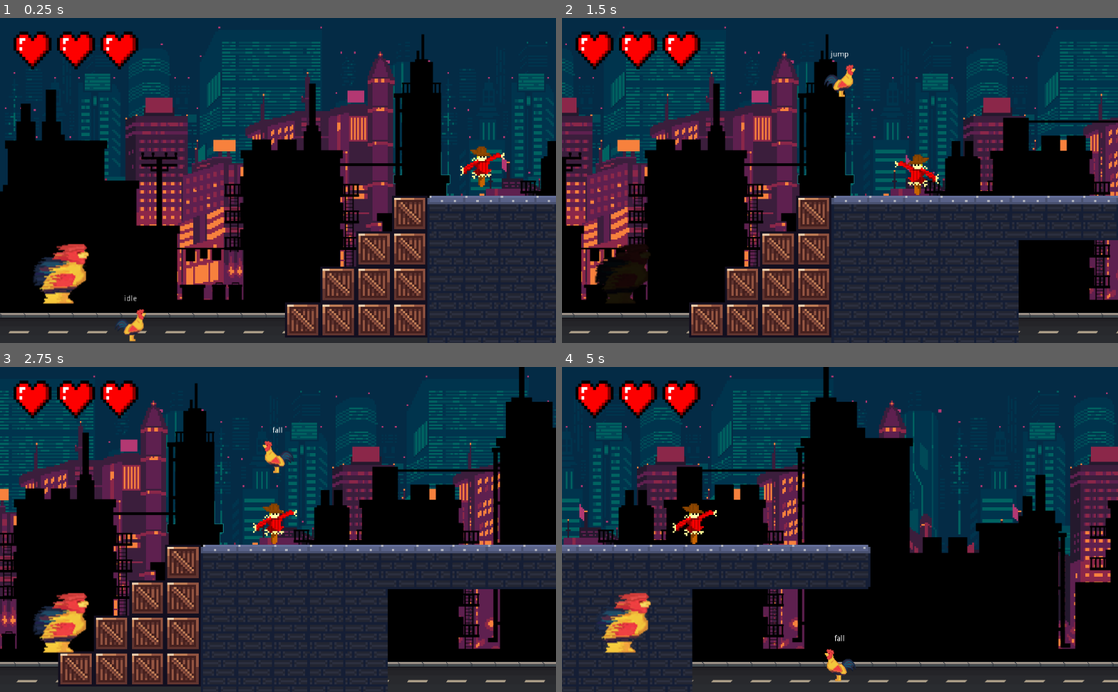
Above: before the commit, frames 1-4 (two rows, left to right).
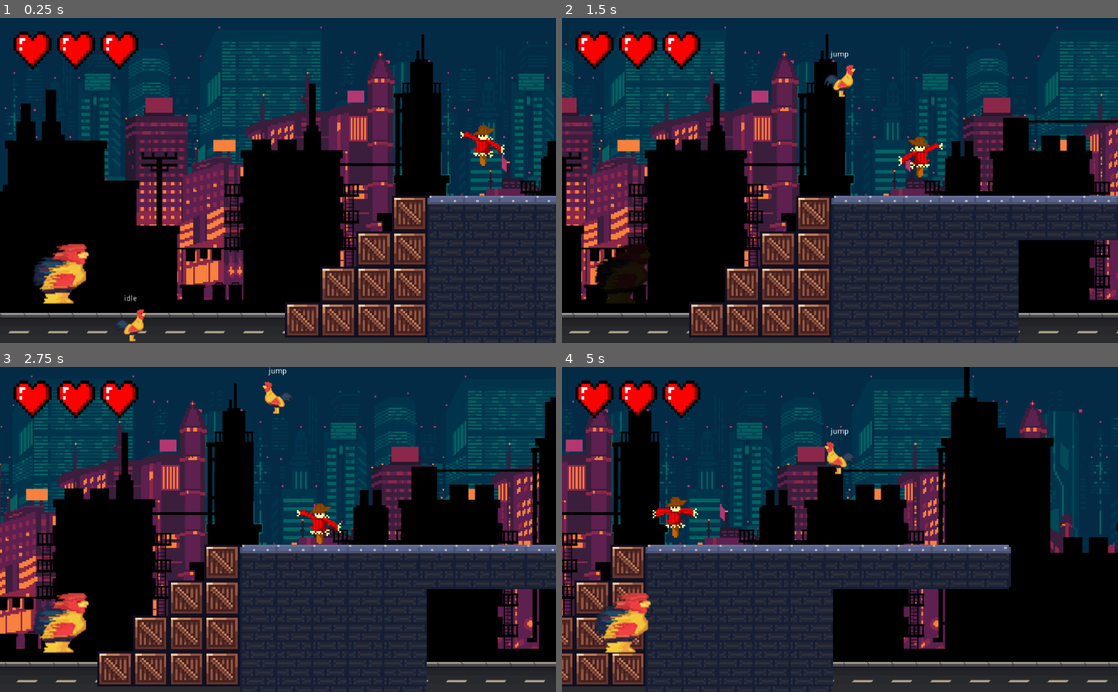
Above: after the commit, the same moments.

Repository: see4pablo/rooster-madness
Game: Godot game, scene res://Game.tscn
The game is run twice, just before and just after one commit, with the same random seed, the same clock (stepped at 60 frames per second) and the same inputs.
Inputs (mouse positions are in pixels of both pictures, inside the frame that each line leads up to):
- Up to frame 1 (0.25 s): no input
- Up to frame 2 (1.5 s): move the mouse to (962, 164) at 0.52 s; press the mouse at (962, 164) at 0.53 s; hold D (move_right) from 0.53 s (still down); tap Space (jump) at 0.77, 0.8, 1.07, 1.35 s; move the mouse to (728, 196) at 1.27 s; release the mouse at (728, 196) at 1.28 s
- Up to frame 3 (2.75 s): tap Space (jump) at 1.52, 1.82, 2.3 s; click (166, 545) at 1.55 s; move the mouse to (333, 458) at 2.02 s; release D (move_right) at 2.03 s; press the mouse at (333, 458) at 2.03 s; hold A (move_left) from 2.03 s (still down)
- Up to frame 4 (5 s): move the mouse to (812, 594) at 2.77 s; release A (move_left) at 2.78 s; release the mouse at (812, 594) at 2.78 s; hold D (move_right) 2.78-4.28 s; click (812, 594) at 2.85 s; tap Space (jump) at 3.02, 3.32, 4.52, 4.82 s; move the mouse to (1006, 578) at 3.52 s; hold Space (jump) 3.53-4.28 s; move the mouse to (673, 480) at 4.27 s; hold A (move_left) from 4.28 s (still down); click (673, 480) at 4.35 s

The runs differ from the first frame. In frame 1, 0.7% of the frame differs, in the area x 82-91%, y 32-53%; in frame 2, 0.6%; in frame 3, 39%; in frame 4, 46%, in the area x 0-100%, y 0-98%.

Commit message:
[CHG] Changes starting enemy state machiune

Diff:
--- /dev/null
+++ b/Enemies/EnemyFSM.gd
@@ -0,0 +1,57 @@
+extends "res://StateMachine.gd"
+
+func _ready():
+
+	add_state("walk_left")
+	add_state("walk_right")
+	add_state("follow_left")
+	add_state("follow_right")
+	add_state("damaged")
+	add_state("dead")
+	call_deferred("set_state", states.walk_left)
+
+func _state_logic(delta):
+
+	parent._apply_gravity(delta)
+	parent._apply_movement(delta)
+
+func _get_transition(delta):
+	match state:
+		states.walk_left:
+			if parent.checker_left.is_colliding():
+				return states.follow_left
+			elif parent.checker_right.is_colliding():
+				return states.follow_right
+			elif parent.velocity.x == 0:
+				return states.walk_right
+		states.walk_right:
+			if parent.checker_left.is_colliding():
+				return states.follow_left
+			elif parent.checker_right.is_colliding():
+				return states.follow_right
+			elif parent.velocity.x == 0:
+				return states.walk_left
+		states.follow_left:
+			if not parent.checker_left.is_colliding():
+				return states.walk_left
+		states.follow_right:
+			if not parent.checker_right.is_colliding():
+				return states.walk_right
+
+func _enter_state(new_state, old_state):
+	match new_state:
+		states.walk_left:
+			if [states.walk_right, states.follow_right].has(old_state):
+				parent.velocity.x = Globals.LEFT * parent.move_speed
+		states.follow_left:
+			if [states.walk_right, states.follow_right].has(old_state):
+				parent.velocity.x = Globals.LEFT * parent.move_speed
+		states.walk_right:
+			if [states.walk_left, states.follow_left].has(old_state):
+				parent.velocity.x = Globals.RIGHT * parent.move_speed
+		states.follow_right:
+			if [states.walk_left, states.follow_left].has(old_state):
+				parent.velocity.x = Globals.RIGHT * parent.move_speed
+
+func _exit_state(old_state, new_state):
+	pass
--- a/Enemies/enemy.gd
+++ b/Enemies/enemy.gd
@@ -7,61 +7,44 @@
 #------------------------------------
 # States
 var idle = true
+var facing_right = true
 var getting_hit = false
 var jumping = false
 #------------------------------------
+const UP = Vector2(0, -1)
+const SLOPE_STOP = 64
 
-var LEFT = -1
-var RIGHT = 1
 
 var velocity = Vector2()
 var move_speed = character_speed * Globals.UNIT_SIZE
 var gravity = 20
 export var direction = -1
 
+onready var checker_left = $player_checker_left
+onready var checker_right = $player_checker_right
+onready var anim_sprite = $Body/AnimatedSprite
 
 # Called when the node enters the scene tree for the first time.
 func _ready():
-	if direction == 1:
-		$AnimatedSprite.flip_h = true
-	$player_checker_left.cast_to.x = search_rad * -1
-	$player_checker_right.cast_to.x = search_rad
+	checker_left.cast_to.x = search_rad * -1
+	checker_right.cast_to.x = search_rad
+
+func _apply_gravity(delta):
+	velocity.y += gravity * delta
+
+func _apply_movement(delta):
+	velocity = move_and_slide(velocity, UP, SLOPE_STOP)
+	_handle_facing()
 
 
-func player_detected():
-	return $player_checker_left.is_colliding() or $player_checker_right.is_colliding()
+func _handle_facing():
 
-
-func _physics_process(delta):
-	#print("idle", idle)
-	#print("jumping", jumping)
-	#print("getting_hit", getting_hit)
-
-	if player_detected():
-		if $player_checker_left.is_colliding():
-			direction = LEFT
-			$AnimatedSprite.flip_h = false
-		else:
-			direction = RIGHT
-			$AnimatedSprite.flip_h = true
-	elif is_on_wall(): # uso elif porque la cond anterior es prioridad sobre esta
-		direction = direction * -1
-		$AnimatedSprite.flip_h = not $AnimatedSprite.flip_h
-
-	velocity.y += gravity
-
-	if not jumping:
-		velocity.x = move_speed*direction
-		velocity = move_and_slide(velocity, Vector2.UP)
-		if not getting_hit:
-			idle = true
-	else:
-		velocity.y += gravity * 5
-		if is_on_floor() or $floor_checker.is_colliding():
-			jumping = false
-			velocity.y = 0
-			velocity = move_and_slide(velocity, Vector2.UP)
-			$AnimatedSprite.play("idle")
+	if(velocity.x > 0 and facing_right == false):
+		facing_right = true
+		$Body.scale.x = 1
+	elif(velocity.x < 0 and facing_right == true):
+		facing_right = false
+		$Body.scale.x = -1
 
 
 func _jump():
@@ -89,7 +72,7 @@
 		return true
 	else:
 		_jump()
-		$AnimatedSprite.play("getHit")
+		anim_sprite.play("getHit")
 		return false
 
 
--- a/Enemies/enemy.tscn
+++ b/Enemies/enemy.tscn
@@ -1,7 +1,8 @@
-[gd_scene load_steps=12 format=2]
+[gd_scene load_steps=13 format=2]
 
 [ext_resource path="res://Enemies/enemy.gd" type="Script" id=1]
 [ext_resource path="res://Enemies/sprites/scarecrow.png" type="Texture" id=2]
+[ext_resource path="res://Enemies/EnemyFSM.gd" type="Script" id=3]
 
 [sub_resource type="AtlasTexture" id=1]
 atlas = ExtResource( 2 )
@@ -56,7 +57,9 @@
 collision_mask = 2147483653
 script = ExtResource( 1 )
 
-[node name="AnimatedSprite" type="AnimatedSprite" parent="."]
+[node name="Body" type="Node2D" parent="."]
+
+[node name="AnimatedSprite" type="AnimatedSprite" parent="Body"]
 scale = Vector2( 3, 3 )
 frames = SubResource( 7 )
 animation = "idle"
@@ -96,6 +99,9 @@
 
 [node name="Timer" type="Timer" parent="."]
 one_shot = true
+
+[node name="StateMachine" type="Node" parent="."]
+script = ExtResource( 3 )
 [connection signal="body_entered" from="hit_checker" to="." method="_on_hit_checker_body_entered"]
 [connection signal="timeout" from="Receive_hit" to="." method="_on_Receive_hit_timeout"]
 [connection signal="timeout" from="Timer" to="." method="_on_Timer_timeout"]
--- a/Globals.gd
+++ b/Globals.gd
@@ -1,10 +1,15 @@
 extends Node
 
 const UNIT_SIZE = 96
+
 const PLAYER_DASH_DAMAGE = 200
+
 const MIN_VEL_NO_JUMP = 5
+
 const EPSILON = 10
 
+const LEFT = -1
+const RIGHT = 1
 
 
 var player = null
--- a/Player/PlayerFSM.gd
+++ b/Player/PlayerFSM.gd
@@ -96,7 +96,8 @@
 func _enter_state(new_state, old_state):
 	match new_state:
 		states.idle:
-			parent.velocity = Vector2.ZERO
+			if old_state == states.dash:
+				parent.velocity = Vector2.ZERO
 			parent.state_info.text = "idle"
 			parent.anim_player.play("idle")
 		states.walk:
@@ -122,7 +123,9 @@
 			parent.anim_player.play("dead")
 
 func _exit_state(old_state, new_state):
-	pass
+	match old_state:
+		states.dash:
+			parent.velocity = Vector2.ZERO
 
 
 func get_attacked(enemy):
